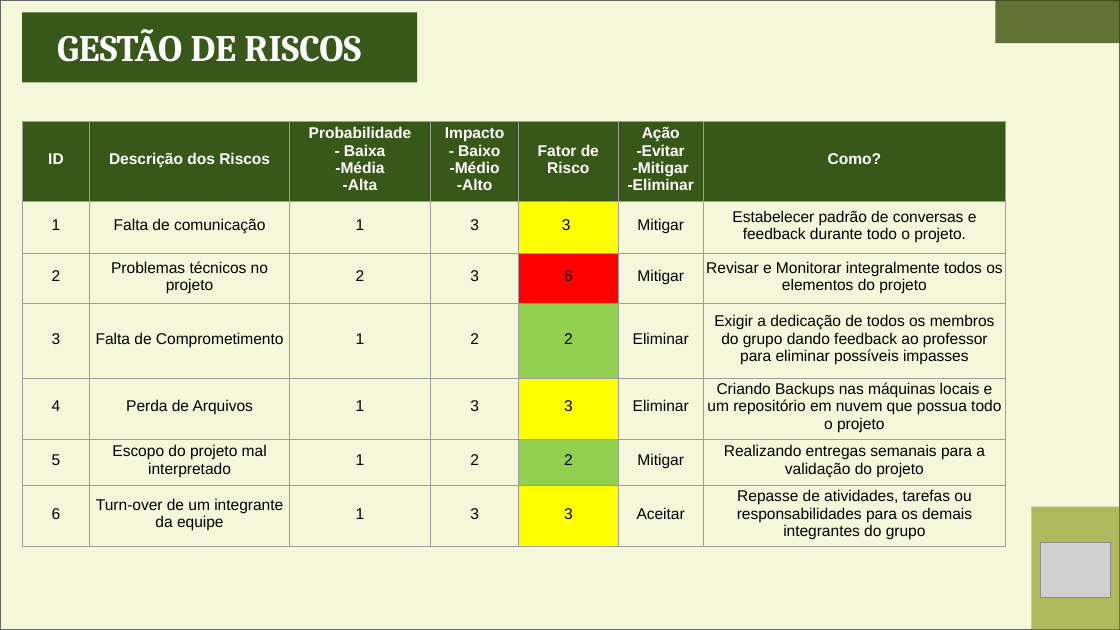
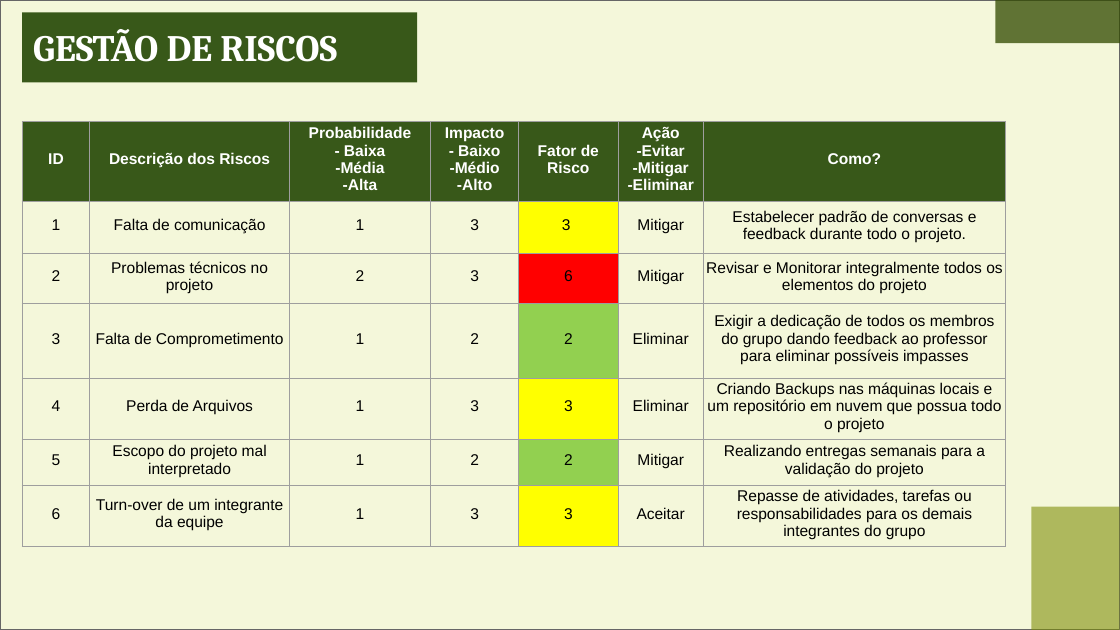
Before and after one commit to KaioZaniboni/wisoy-1, a slide deck: slide 8 of Documentos/APRESENTAÇÃO.SPRINT2.pptx (slide 7 before the commit). Drawn at 1120x630 pixels with LibreOffice and Linux fonts; fonts in the diff are those of the drawing; grey boxes stand for pictures. Boxes give left, top, right and bottom in pixels: in the first picture for what was removed or moved away, otherwise in the second. Text is boxed around its words. In the diff, an @@ line names an element or a change of style, - is before the commit and + after.

```diff
--- a/Documentos/APRESENTAÇÃO.SPRINT2.pptx
+++ b/Documentos/APRESENTAÇÃO.SPRINT2.pptx
@@ text "GESTÃO DE RISCOS": place and size @@
-text "GESTÃO DE RISCOS" at <box>57,29,361,62</box>
+text "GESTÃO DE RISCOS" at <box>33,29,337,62</box>
@@ picture removed at <box>1040,542,1110,597</box> @@
```
Also in this commit, not shown: 9 other slides changed, 5 other files.
